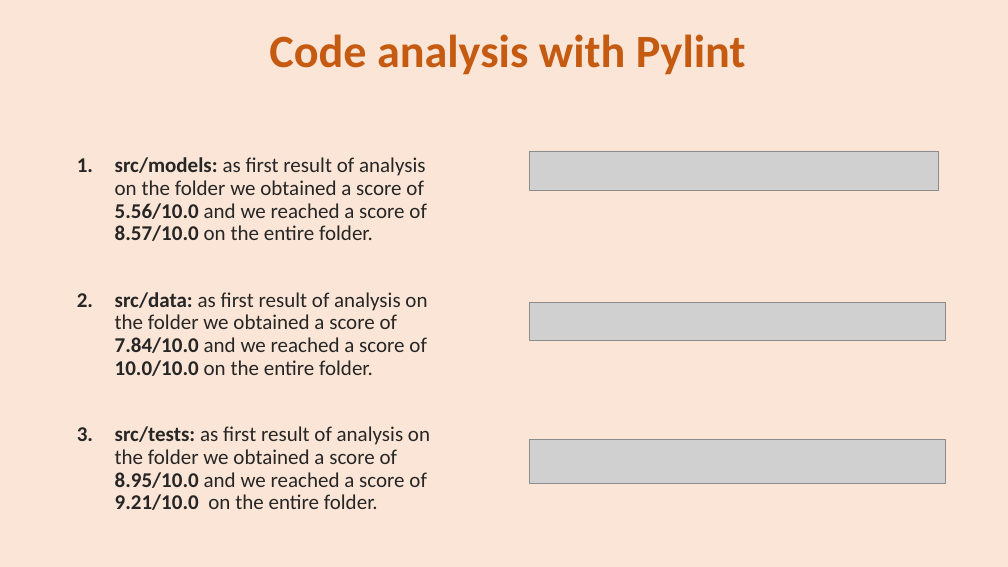
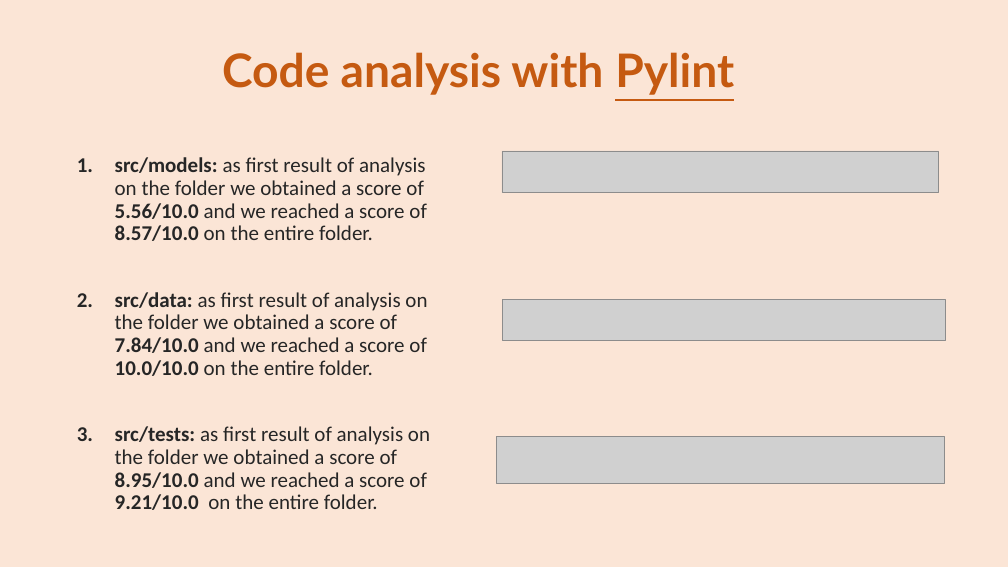
Before and after one commit to se4ai2223-uniba/architectural-style-recognition, a slide deck: slide 21 of docs/ArchiNet Team-Milestone 3.pptx. Drawn at 1008x567 pixels with LibreOffice and Linux fonts; fonts in the diff are those of the drawing; grey boxes stand for pictures. Boxes give left, top, right and bottom in pixels: in the first picture for what was removed or moved away, otherwise in the second. Text is boxed around its words. In the diff, an @@ line names an element or a change of style, - is before the commit and + after.

```diff
--- a/docs/ArchiNet Team-Milestone 3.pptx
+++ b/docs/ArchiNet Team-Milestone 3.pptx
@@ title "Code analysis with Pylint": place and size @@
-title "Code analysis with Pylint" at [269,34,746,75]
+title "Code analysis with Pylint" at [222,52,734,95]
@@ title "Code analysis with Pylint" at [222,52,734,95]: font Calibri to Lato; underline on in "Pylint" @@
@@ picture: place and size @@
-picture at [529,151,939,191]
+picture at [502,151,939,193]
@@ picture: place and size @@
-picture at [529,302,946,341]
+picture at [502,300,946,341]
@@ picture: place and size @@
-picture at [529,440,946,483]
+picture at [497,436,944,483]
```
Also in this commit, not shown: 19 other slides changed, 1 slide added, 1 slide removed.
